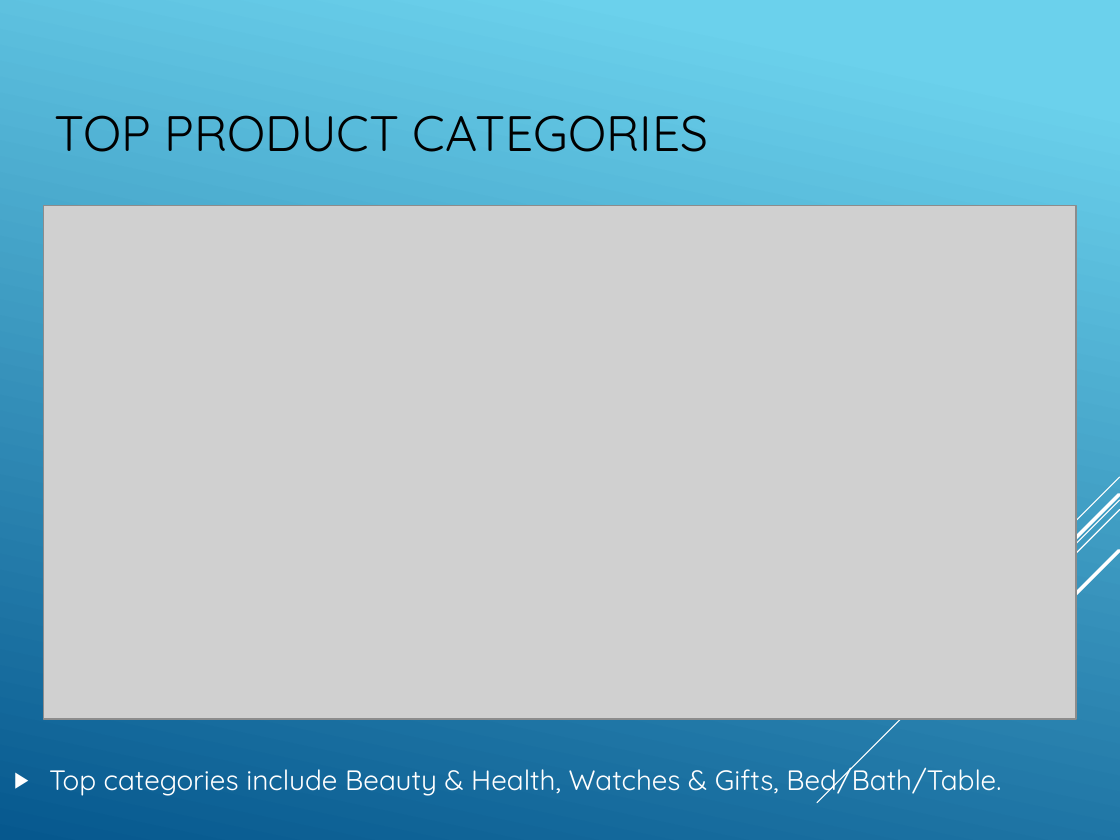
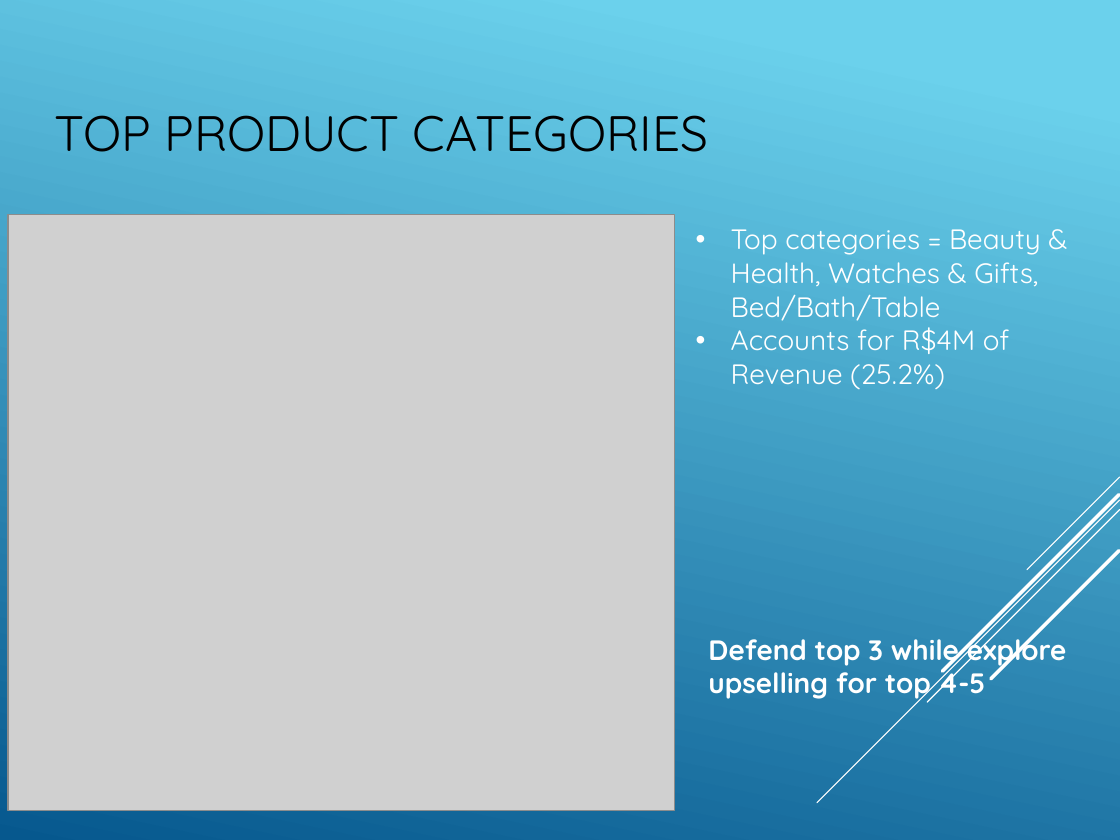
Before and after one commit to weihg27/ecommerce-project, a slide deck: slide 12 of slices/Olist_Ecommerce_Project_Presentation.pptx. Drawn at 1120x840 pixels with LibreOffice and Linux fonts; fonts in the diff are those of the drawing; grey boxes stand for pictures. Boxes give left, top, right and bottom in pixels: in the first picture for what was removed or moved away, otherwise in the second. Text is boxed around its words. In the diff, an @@ line names an element or a change of style, - is before the commit and + after.

```diff
--- a/slices/Olist_Ecommerce_Project_Presentation.pptx
+++ b/slices/Olist_Ecommerce_Project_Presentation.pptx
@@ picture: place and size @@
-picture at (44, 205, 1076, 719)
+picture at (8, 214, 674, 810)
@@ text added at (731, 229, 1041, 389), 18 pt, text #FFFFFF @@
+• Top categories = Beauty & Health, Watches & Gifts, Bed/Bath/Table
+• Accounts for R$4M of Revenue (25.2%)
@@ text added at (708, 631, 1067, 702), 18 pt, text #FFFFFF, bold @@
+Defend top 3 while explore upselling for top 4-5
@@ text removed at (49, 762, 1001, 799) @@
-▶ Top categories include Beauty & Health, Watches & Gifts, Bed/Bath/Table.
```
Also in this commit, not shown: 1 other slide changed, 3 slides added, 1 slide removed.
